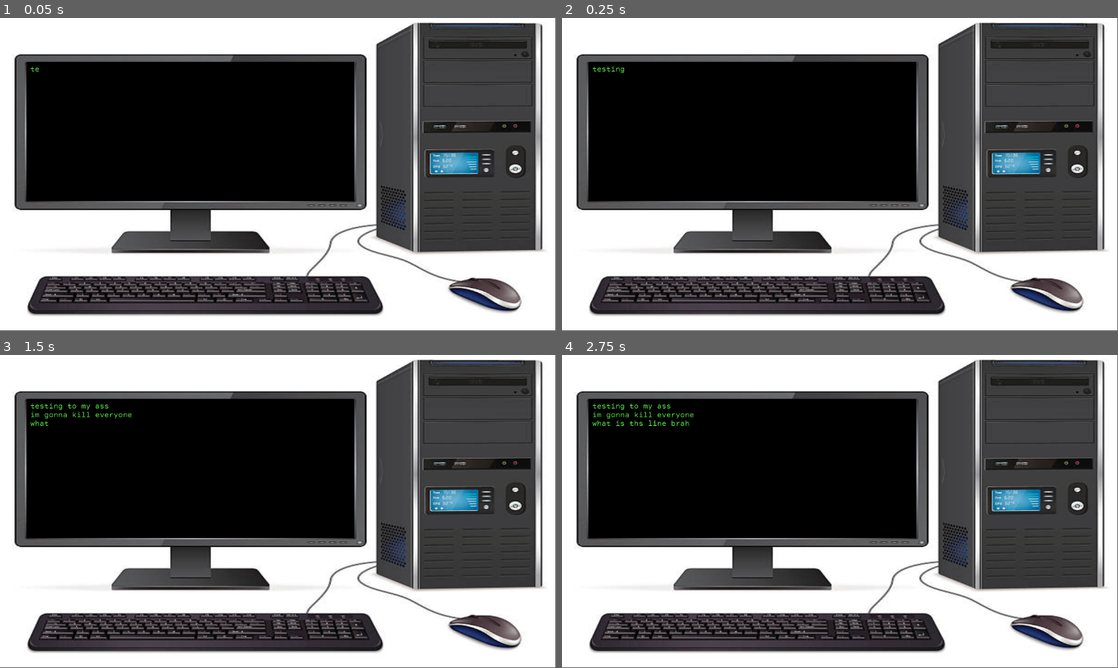
Above: before the commit, frames 1-4 (two rows, left to right).
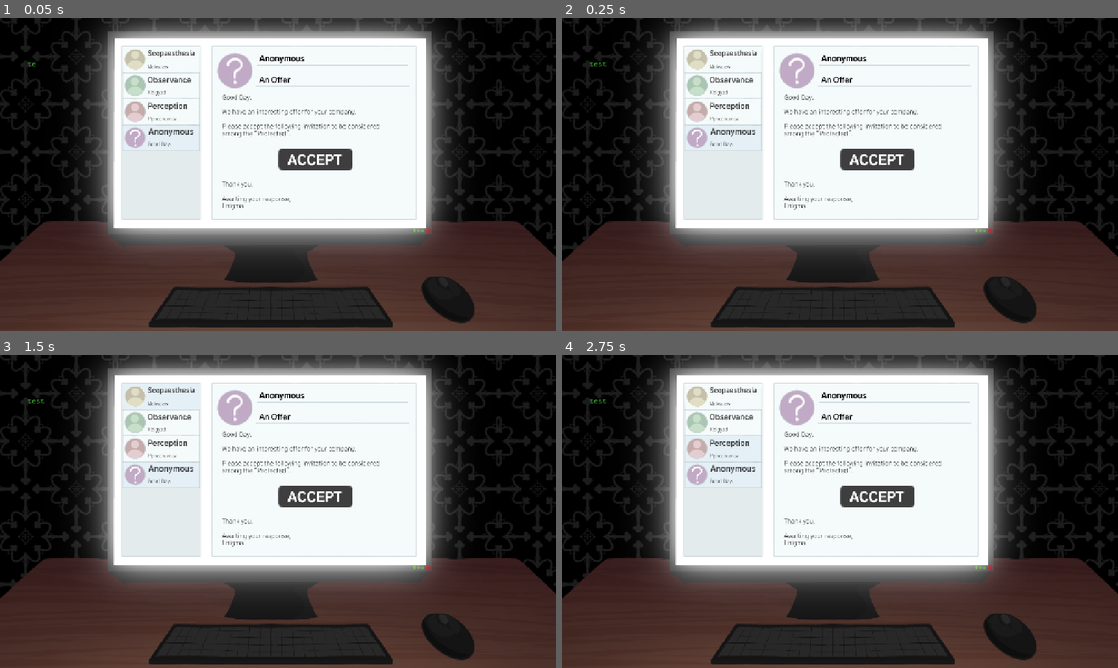
Above: after the commit, the same moments.

Repository: IgniFyris/Surveilled
Game: Godot game, scene res://Scenes/StartingMenu.tscn
The game is run twice, just before and just after one commit, with the same random seed, the same clock (stepped at 60 frames per second) and the same inputs. The project has no main scene, so this scene is started directly.
Inputs (mouse positions are in pixels of both pictures, inside the frame that each line leads up to):
- Up to frame 1 (0.05 s): no input
- Up to frame 2 (0.25 s): no input
- Up to frame 3 (1.5 s): click (161, 395) at 1.27 s
- Up to frame 4 (2.75 s): click (723, 448) at 2.02 s
In our replay, the window is 799x449 before the commit and 800x450 after it. These sizes can differ from the game's own. Grey fills any space a smaller window leaves; there, only what the larger window draws over its background counts as a difference.

The runs differ from the first frame. In frame 1, 84% of the frame differs, in the area x 0-100%, y 0-100%; in frame 2, 84%; in frame 3, 84%; in frame 4, 84%.

Commit message:
feat: add background parallax to start screen, add hack screen scene and functionality, add tutorial scene

Diff:
--- /dev/null
+++ b/Scenes/LoadingScreen.tscn
@@ -0,0 +1,14 @@
+[gd_scene format=3 uid="uid://crm30o5eglfnr"]
+
+[ext_resource type="Script" uid="uid://b8b1arlw712ts" path="res://Scripts/loading_screen.gd" id="1_kddo8"]
+
+[node name="LoadingScreen" type="Node2D" unique_id=2086749312]
+process_mode = 3
+script = ExtResource("1_kddo8")
+
+[node name="ColorRect" type="ColorRect" parent="." unique_id=1920588826]
+offset_left = -57.0
+offset_top = -39.0
+offset_right = 1330.0
+offset_bottom = 774.0
+color = Color(0, 0, 0, 1)
--- a/Scenes/StartingLoadScene.tscn
+++ b/Scenes/StartingLoadScene.tscn
@@ -11,16 +11,17 @@
 layout_mode = 0
 offset_left = -22.0
 offset_top = -27.0
-offset_right = 1182.0
-offset_bottom = 687.0
+offset_right = 1259.1058
+offset_bottom = 710.3271
+scale = Vector2(1.085, 1.085)
 color = Color(0, 0, 0, 1)
 
 [node name="SplashScreenWarning" type="RichTextLabel" parent="." unique_id=203376812]
-modulate = Color(1, 1, 1, 0)
 layout_mode = 0
 offset_top = 159.0
-offset_right = 1149.0
-offset_bottom = 651.0
+offset_right = 1178.8018
+offset_bottom = 655.7741
+scale = Vector2(1.085, 1.085)
 theme_override_font_sizes/normal_font_size = 79
 bbcode_enabled = true
 text = "THIS GAME CONTAINS
--- a/Scenes/StartingMenu.tscn
+++ b/Scenes/StartingMenu.tscn
@@ -1,17 +1,34 @@
 [gd_scene format=3 uid="uid://dywjhbiic3bpi"]
 
-[ext_resource type="Texture2D" uid="uid://c7h53wjsge2ll" path="res://Assets/StartingMenuBG.jpg" id="1_pxkw3"]
 [ext_resource type="Script" uid="uid://ewhff2mhtvdo" path="res://Scripts/starting_menu.gd" id="1_rgq4t"]
+[ext_resource type="Texture2D" uid="uid://d0g1c5iehqw6u" path="res://Assets/Starting Menu/StartingMenuBG.png" id="2_nf1qf"]
+[ext_resource type="Texture2D" uid="uid://citu6cqexo255" path="res://Assets/Starting Menu/StartingMenuComp.png" id="3_3l5xr"]
 [ext_resource type="FontFile" uid="uid://ptm1ayrjl0g4" path="res://Assets/Fonts/Courier Prime Code.ttf" id="3_bhq4f"]
 [ext_resource type="FontFile" uid="uid://dbvj2nfatqdix" path="res://Assets/Fonts/Courier Prime Code Italic.ttf" id="4_oduuu"]
+[ext_resource type="PackedScene" uid="uid://crm30o5eglfnr" path="res://Scenes/LoadingScreen.tscn" id="5_oduuu"]
+[ext_resource type="Texture2D" uid="uid://bxtf2beytjp32" path="res://Assets/Starting Menu/Prof1.png" id="7_sedmu"]
+[ext_resource type="Texture2D" uid="uid://8nhcdffn3h3d" path="res://Assets/Starting Menu/Prof1H.png" id="8_70xmv"]
+[ext_resource type="Texture2D" uid="uid://bjincgigoim3g" path="res://Assets/Starting Menu/Prof2.png" id="9_ef3jf"]
+[ext_resource type="Texture2D" uid="uid://cg08pdpdgwrw2" path="res://Assets/Starting Menu/Prof2H.png" id="10_n4pie"]
+[ext_resource type="Texture2D" uid="uid://r5x2kxmpj3rm" path="res://Assets/Starting Menu/Prof3.png" id="11_w6o6u"]
+[ext_resource type="Texture2D" uid="uid://lphofl4jueqe" path="res://Assets/Starting Menu/Prof3H.png" id="12_nxvvn"]
+[ext_resource type="Texture2D" uid="uid://61luqitjb1bm" path="res://Assets/Starting Menu/AnonProf.png" id="13_x20gy"]
+[ext_resource type="Texture2D" uid="uid://3ilrsdmdfag7" path="res://Assets/Starting Menu/Invitation.png" id="14_okgkj"]
+[ext_resource type="Texture2D" uid="uid://ds6tiut741lvf" path="res://Assets/Starting Menu/InvitationH.png" id="15_tj6fj"]
 
 [node name="StartingMenu" type="Node2D" unique_id=1681848724]
+process_mode = 1
 script = ExtResource("1_rgq4t")
 
 [node name="StartingMenuBg" type="Sprite2D" parent="." unique_id=901696060]
-position = Vector2(576, 320)
-scale = Vector2(1.9019607, 1.4093686)
-texture = ExtResource("1_pxkw3")
+position = Vector2(-42.666626, -24)
+scale = Vector2(1.0666666, 1.0666667)
+texture = ExtResource("2_nf1qf")
+centered = false
+
+[node name="StartingMenuComp" type="Sprite2D" parent="." unique_id=1971947396]
+texture = ExtResource("3_3l5xr")
+centered = false
 
 [node name="CompScreen" type="RichTextLabel" parent="." unique_id=1537234732]
 z_index = 3
@@ -27,17 +44,69 @@
 scroll_following = true
 metadata/_edit_use_anchors_ = true
 
-[node name="EmailColor" type="ColorRect" parent="." unique_id=1341408892]
-z_index = 1
-offset_left = 55.0
-offset_top = 91.0
-offset_right = 735.0
-offset_bottom = 380.0
+[node name="LoadingScreen" parent="." unique_id=2086749312 instance=ExtResource("5_oduuu")]
+visible = false
+z_index = 100
+position = Vector2(12, 1)
 
-[node name="HackColor" type="ColorRect" parent="." unique_id=425381504]
-z_index = 2
-offset_left = 55.0
-offset_top = 91.0
-offset_right = 735.0
-offset_bottom = 380.0
-color = Color(0, 0, 0, 1)
+[node name="Buttons" type="Control" parent="." unique_id=623551755]
+layout_mode = 3
+anchors_preset = 0
+offset_right = 40.0
+offset_bottom = 40.0
+
+[node name="Prof1" type="TextureButton" parent="Buttons" unique_id=814477086]
+z_index = 4
+layout_mode = 0
+offset_left = 282.0
+offset_top = 66.0
+offset_right = 460.0
+offset_bottom = 125.0
+texture_normal = ExtResource("7_sedmu")
+texture_pressed = ExtResource("7_sedmu")
+texture_hover = ExtResource("8_70xmv")
+
+[node name="Prof2" type="TextureButton" parent="Buttons" unique_id=1683269621]
+z_index = 4
+layout_mode = 0
+offset_left = 280.815
+offset_top = 185.125
+offset_right = 461.815
+offset_bottom = 247.125
+scale = Vector2(0.996, 0.996)
+texture_normal = ExtResource("9_ef3jf")
+texture_pressed = ExtResource("9_ef3jf")
+texture_hover = ExtResource("10_n4pie")
+
+[node name="Prof3" type="TextureButton" parent="Buttons" unique_id=1106389101]
+z_index = 4
+layout_mode = 0
+offset_left = 280.885
+offset_top = 125.0
+offset_right = 461.885
+offset_bottom = 187.0
+scale = Vector2(0.996, 0.996)
+texture_normal = ExtResource("11_w6o6u")
+texture_pressed = ExtResource("11_w6o6u")
+texture_hover = ExtResource("12_nxvvn")
+
+[node name="Prof4" type="TextureButton" parent="Buttons" unique_id=1629429120]
+z_index = 4
+layout_mode = 0
+offset_left = 281.0
+offset_top = 245.0
+offset_right = 462.0
+offset_bottom = 307.0
+scale = Vector2(0.996, 0.996)
+texture_normal = ExtResource("13_x20gy")
+
+[node name="Invitation" type="TextureButton" parent="Buttons" unique_id=621011150]
+z_index = 4
+layout_mode = 0
+offset_left = 640.41
+offset_top = 300.53
+offset_right = 812.41
+offset_bottom = 349.53
+texture_normal = ExtResource("14_okgkj")
+texture_pressed = ExtResource("14_okgkj")
+texture_hover = ExtResource("15_tj6fj")
--- /dev/null
+++ b/Scripts/loading_screen.gd
@@ -0,0 +1,10 @@
+extends Node2D
+
+func _ready() -> void:
+	get_tree().paused = true
+	self.modulate.a = 1
+
+	var tw = create_tween().tween_property(self, "modulate:a", 0, 1).set_ease(Tween.EASE_IN_OUT)
+	await tw.finished
+
+	get_tree().paused = false
--- a/Scripts/starting_menu.gd
+++ b/Scripts/starting_menu.gd
@@ -3,10 +3,7 @@
 @onready var comp_screen: RichTextLabel = $CompScreen
 
 func _ready() -> void:
-	comp_text_display("testing to my ass
-im gonna kill everyone
-what is ths line brah
-", comp_screen, 0.02)
+	comp_text_display("test", comp_screen, 0.02)
 
 func comp_text_display(comp_text : String, comp_text_container : RichTextLabel, speed : float):
 	var text_array = comp_text.rsplit()
--- a/project.godot
+++ b/project.godot
@@ -13,6 +13,13 @@
 config/name="Surveilled"
 config/features=PackedStringArray("4.6", "GL Compatibility")
 boot_splash/bg_color=Color(0, 0, 0, 1)
+
+[display]
+
+window/size/viewport_width=1280
+window/size/viewport_height=720
+window/size/mode=3
+window/stretch/mode="canvas_items"
 
 [file_customization]
 
Binary file added: Assets/Starting Menu/AnonProf.png
Not shown, added: Assets/Starting Menu/AnonProf.png.import
Binary file added: Assets/Starting Menu/Invitation.png
Not shown, added: Assets/Starting Menu/Invitation.png.import
Binary file added: Assets/Starting Menu/InvitationH.png
Not shown, added: Assets/Starting Menu/InvitationH.png.import
Binary file added: Assets/Starting Menu/Prof1.png
Not shown, added: Assets/Starting Menu/Prof1.png.import
Binary file added: Assets/Starting Menu/Prof1H.png
Not shown, added: Assets/Starting Menu/Prof1H.png.import
Binary file added: Assets/Starting Menu/Prof2.png
Not shown, added: Assets/Starting Menu/Prof2.png.import
(and 12 more such lines)
